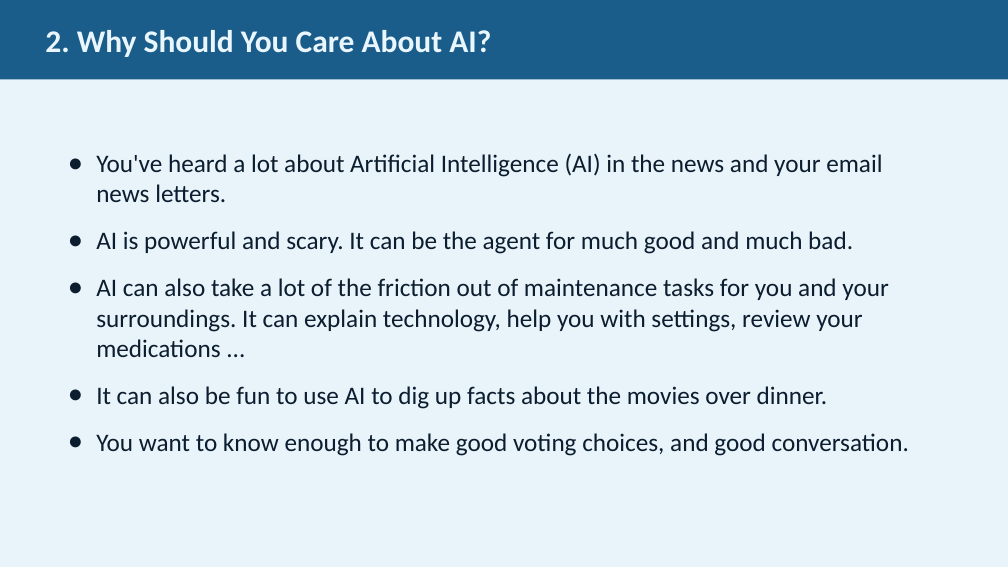
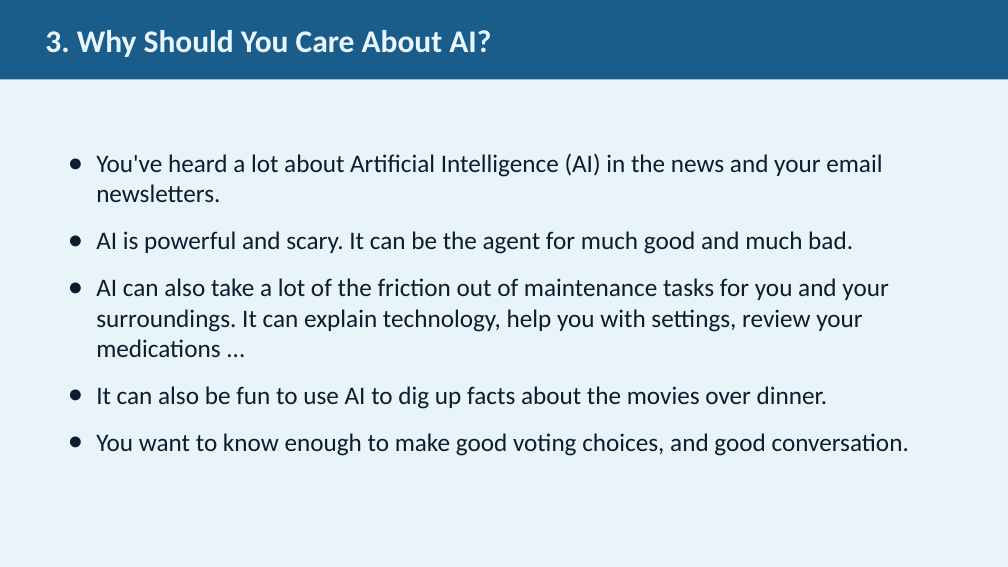
Before and after one commit to JimFawcett/NewSite, a slide deck: slide 3 of AI Presentation 2026/AI_Presentation.pptx (slide 2 before the commit). Drawn at 1008x567 pixels with LibreOffice and Linux fonts; fonts in the diff are those of the drawing. Boxes give left, top, right and bottom in pixels: in the first picture for what was removed or moved away, otherwise in the second. Text is boxed around its words. In the diff, an @@ line names an element or a change of style, - is before the commit and + after.

```diff
--- a/AI Presentation 2026/AI_Presentation.pptx
+++ b/AI Presentation 2026/AI_Presentation.pptx
@@ text in rectangle at [45,30,491,57]: text changed @@
-2. Why Should You Care About AI?
+3. Why Should You Care About AI?
@@ text at [96,153,882,202]: spaces changed @@
-● You've heard a lot about Artificial Intelligence (AI) in the news and your email news letters.
+● You've heard a lot about Artificial Intelligence (AI) in the news and your email newsletters.
```
Also in this commit, not shown: 31 other slides changed, 2 slides added.
